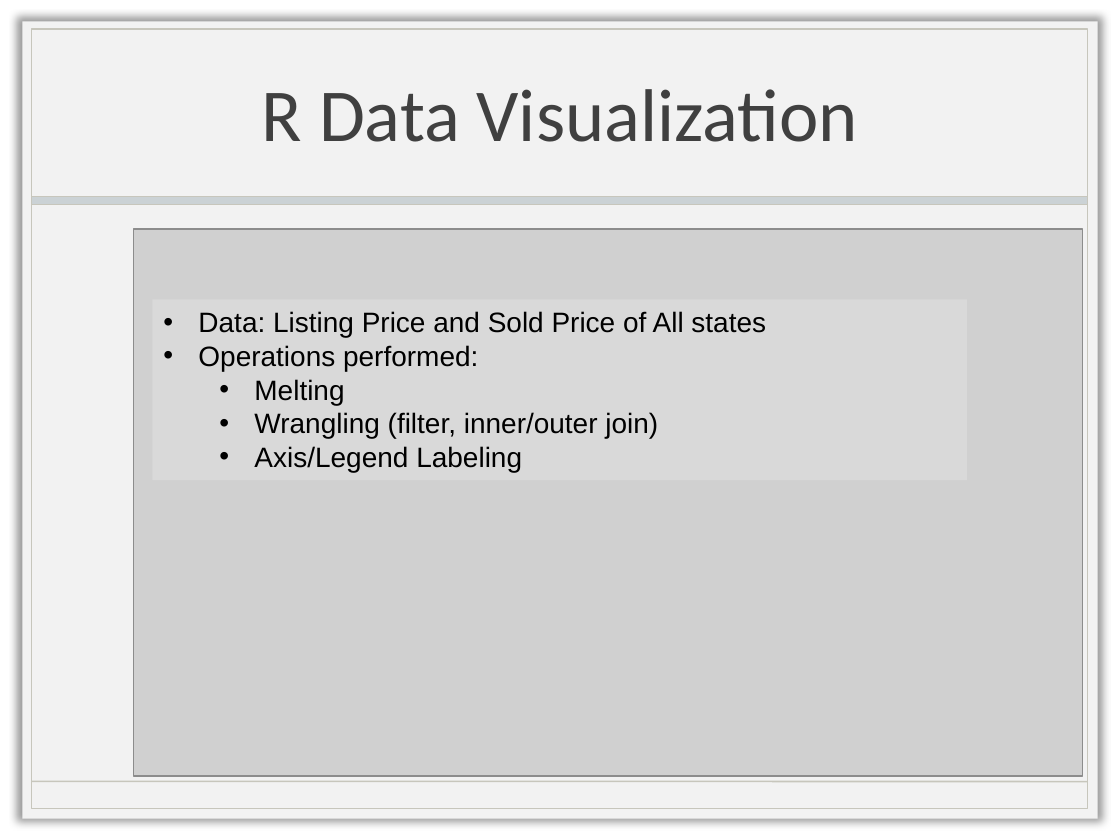
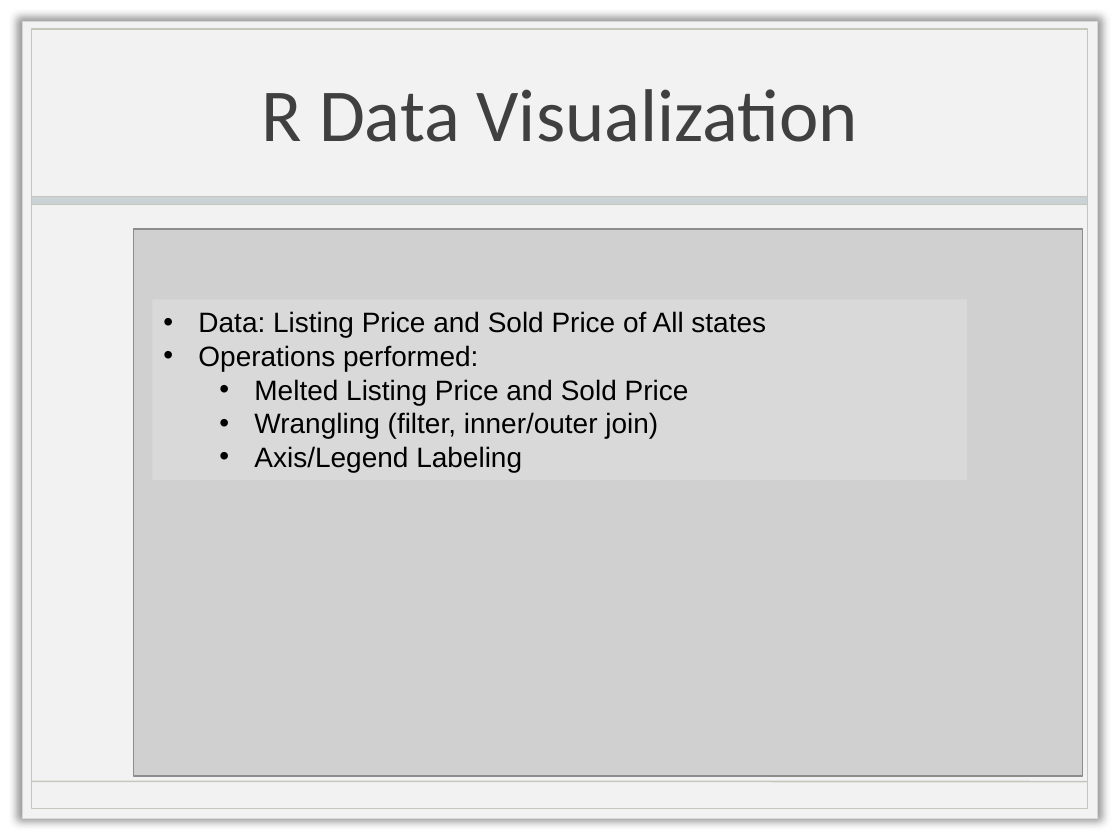
Before and after one commit to sjb2068/DV_FinalProject, a slide deck: slide 7 of CS329E Final Presentation (1).pptx. Drawn at 1120x840 pixels with LibreOffice and Linux fonts; fonts in the diff are those of the drawing; grey boxes stand for pictures; background and template pictures are left out. Boxes give left, top, right and bottom in pixels: in the first picture for what was removed or moved away, otherwise in the second. Text is boxed around its words. In the diff, an @@ line names an element or a change of style, - is before the commit and + after.

```diff
--- a/CS329E Final Presentation (1).pptx
+++ b/CS329E Final Presentation (1).pptx
@@ text in rectangle at box(254, 379, 689, 405): text changed @@
-  • Melting
+  • Melted Listing Price and Sold Price
```
Also in this commit, not shown: 3 other slides changed.
